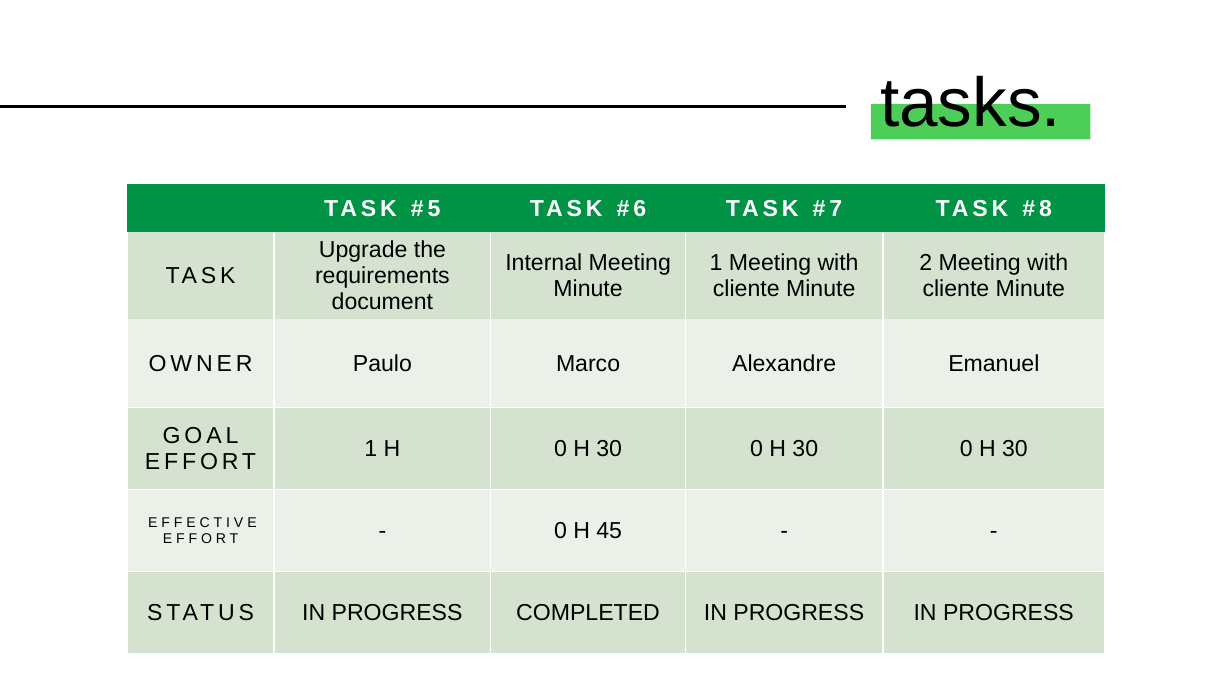
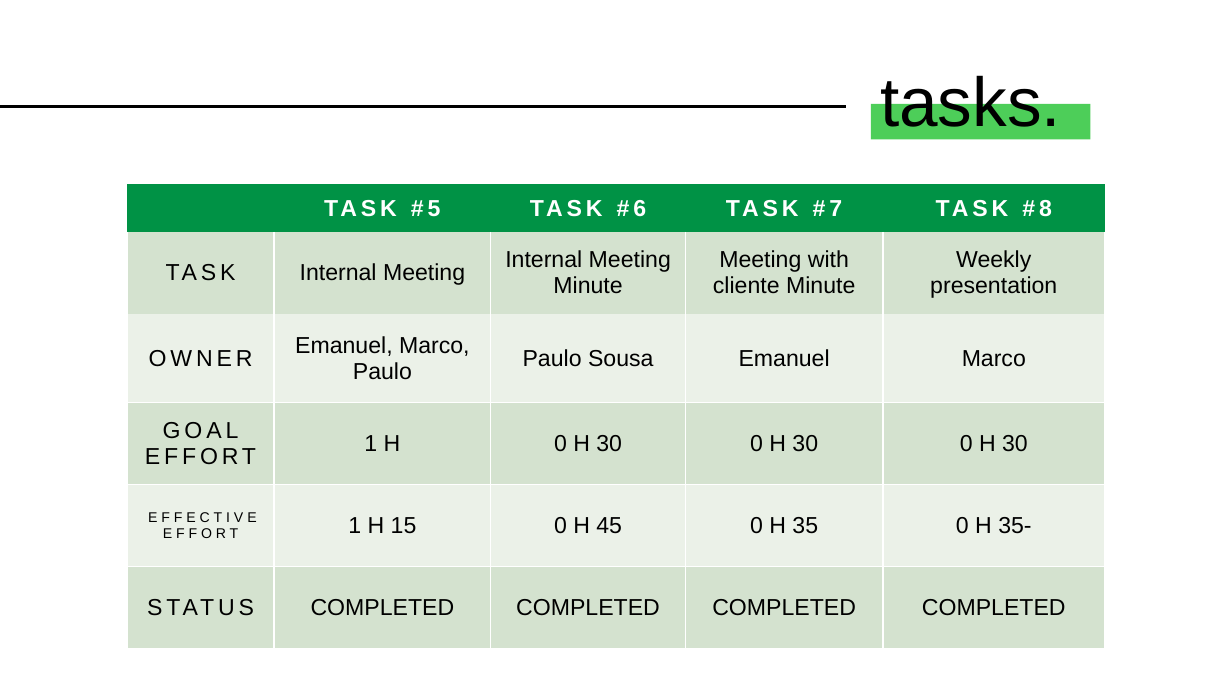
Before and after one commit to carladrim/carladrim.github.io, a slide deck: slide 5 of Sprint 1-Requisitos/Apresentações semanais/Requisitos.pptx. Drawn at 1232x693 pixels with LibreOffice and Linux fonts; fonts in the diff are those of the drawing. Boxes give left, top, right and bottom in pixels: in the first picture for what was removed or moved away, otherwise in the second. Text is boxed around its words. In the diff, an @@ line names an element or a change of style, - is before the commit and + after.

```diff
--- a/Sprint 1-Requisitos/Apresentações semanais/Requisitos.pptx
+++ b/Sprint 1-Requisitos/Apresentações semanais/Requisitos.pptx
@@ table at (x1=128, y1=185, x2=1105, y2=649) @@
-row 2: TASK | Upgrade the requirements document | Internal Meeting Minute | 1 Meeting with cliente Minute | 2 Meeting with cliente Minute
+row 2: TASK | Internal Meeting | Internal Meeting Minute | Meeting with cliente Minute | Weekly presentation
-row 3: OWNER | Paulo | Marco | Alexandre | Emanuel
+row 3: OWNER | Emanuel, Marco, Paulo | Paulo Sousa | Emanuel | Marco
-row 5: EFFECTIVE EFFORT | - | 0 H 45 | - | -
+row 5: EFFECTIVE EFFORT | 1 H 15 | 0 H 45 | 0 H 35 | 0 H 35-
-row 6: STATUS | IN PROGRESS | COMPLETED | IN PROGRESS | IN PROGRESS
+row 6: STATUS | COMPLETED | COMPLETED | COMPLETED | COMPLETED
```
Also in this commit, not shown: 4 other slides changed, 1 slide removed.
